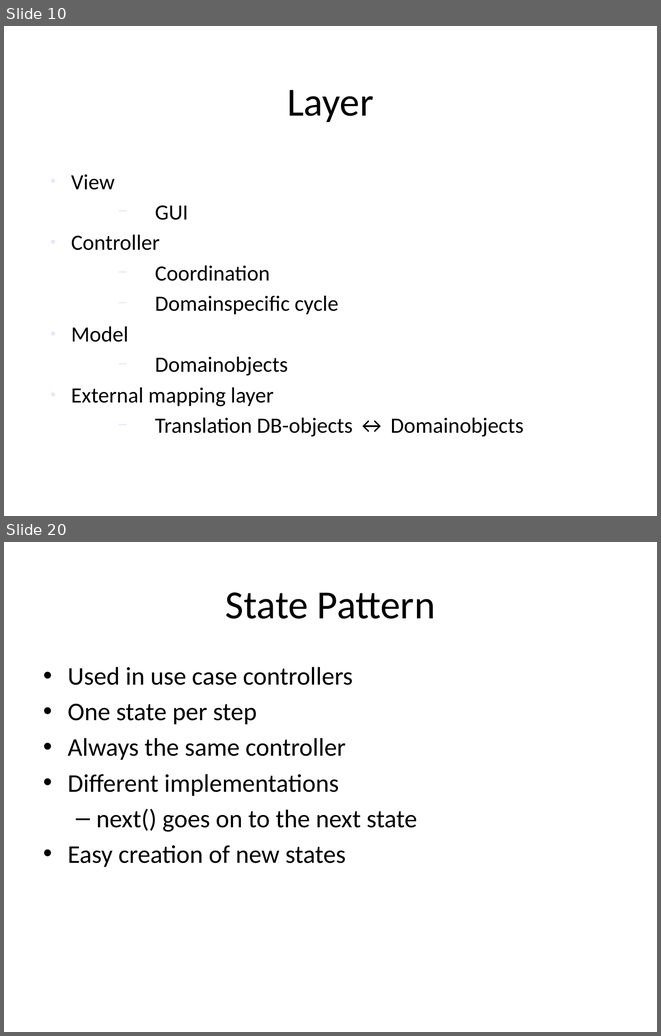
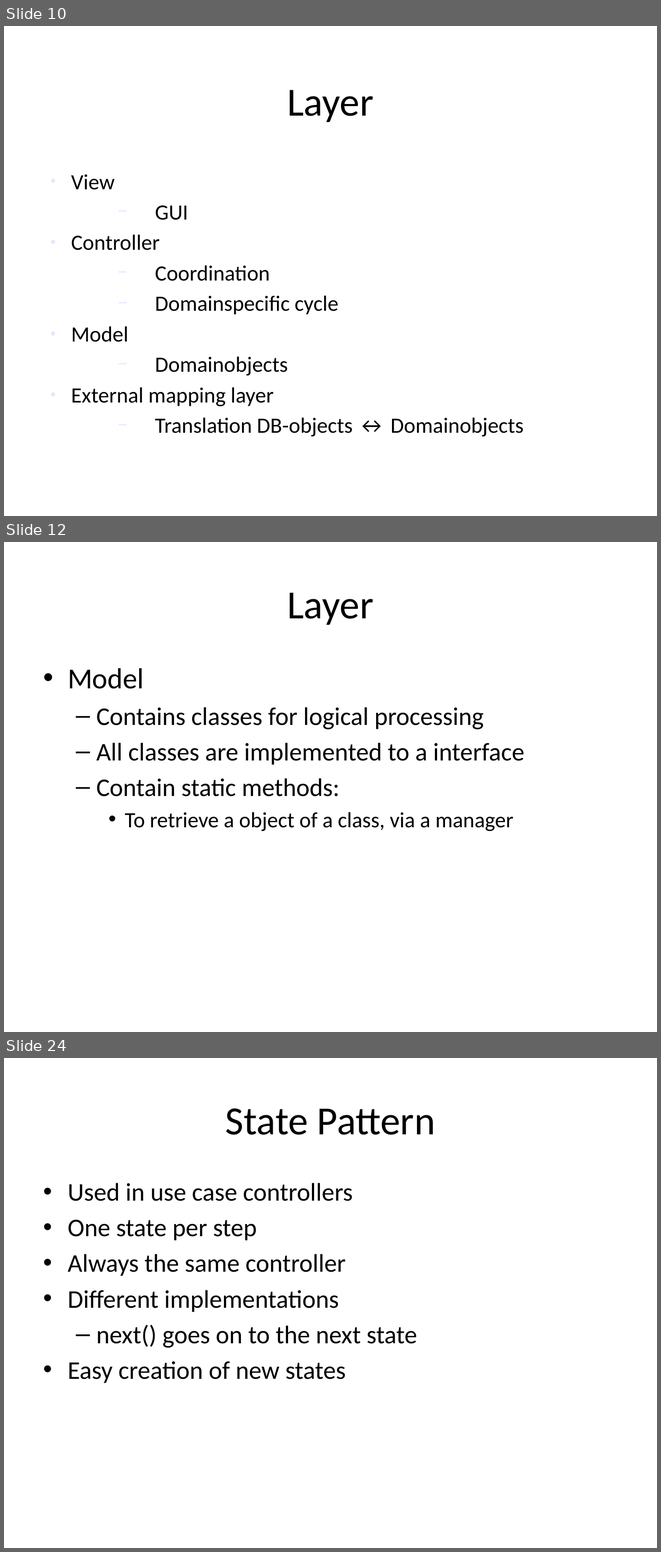
Before and after one commit to markusmo/HotelSoftware, a slide deck: Documentation/Praesentation/PresentationRoomanizer.pptx. Shown one above the other, each under a label of ours: slides 10 and 20 before the commit, slides 10, 12 and 24 after it; the slides between them are not shown. The pictures are 661x1036 and 661x1552 pixels, drawn with LibreOffice and Linux fonts; fonts in the diff are those of the drawing. Boxes give left, top, right and bottom in pixels: in the first picture for what was removed or moved away, otherwise in the second. Text is boxed around its words. In the diff, an @@ line names an element or a change of style, - is before the commit and + after.

```diff
--- a/Documentation/Praesentation/PresentationRoomanizer.pptx
+++ b/Documentation/Praesentation/PresentationRoomanizer.pptx
@@ slide 12 added at bbox=[4, 542, 657, 1032], background #FFFFFF @@
@@ title added at bbox=[287, 592, 373, 625], 44 pt, text #000000 @@
+Layer
@@ text added at bbox=[68, 668, 524, 831], 28 pt, text #000000 @@
+• Model
+  – Contains classes for logical processing
+  – All classes are implemented to a interface
+  – Contain static methods:
+    • To retrieve a object of a class, via a manager
@@ what was slide 20 is now slide 24 @@
```
Also in this commit, not shown: 9 slides changed, 6 other slides added, 3 slides removed, 15 other files.
